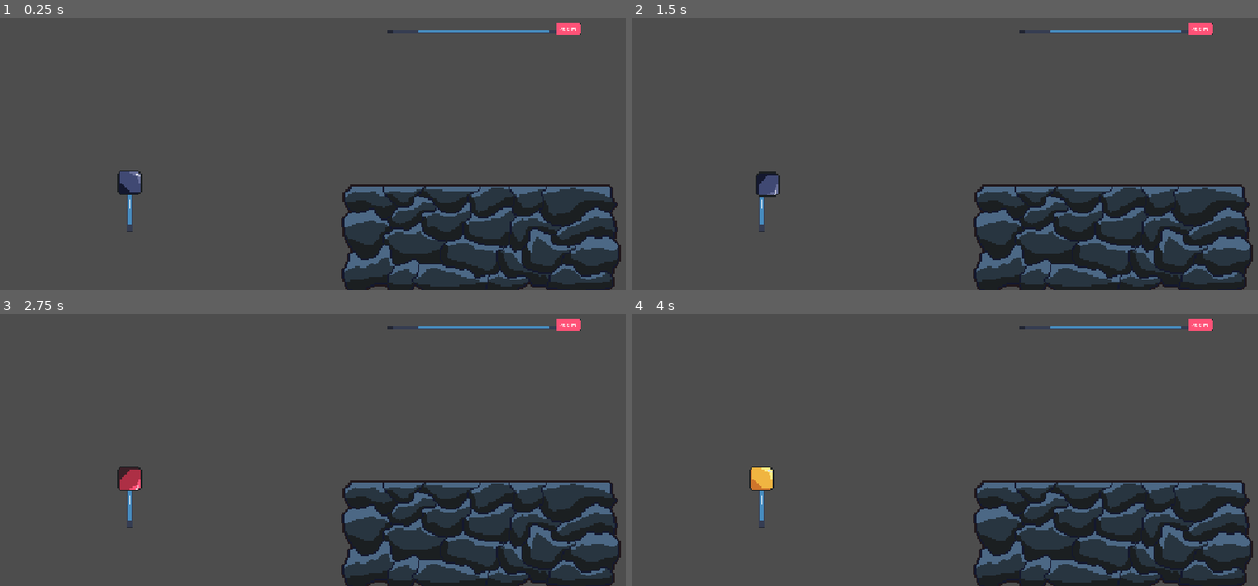
Above: before the commit, frames 1-4 (two rows, left to right).
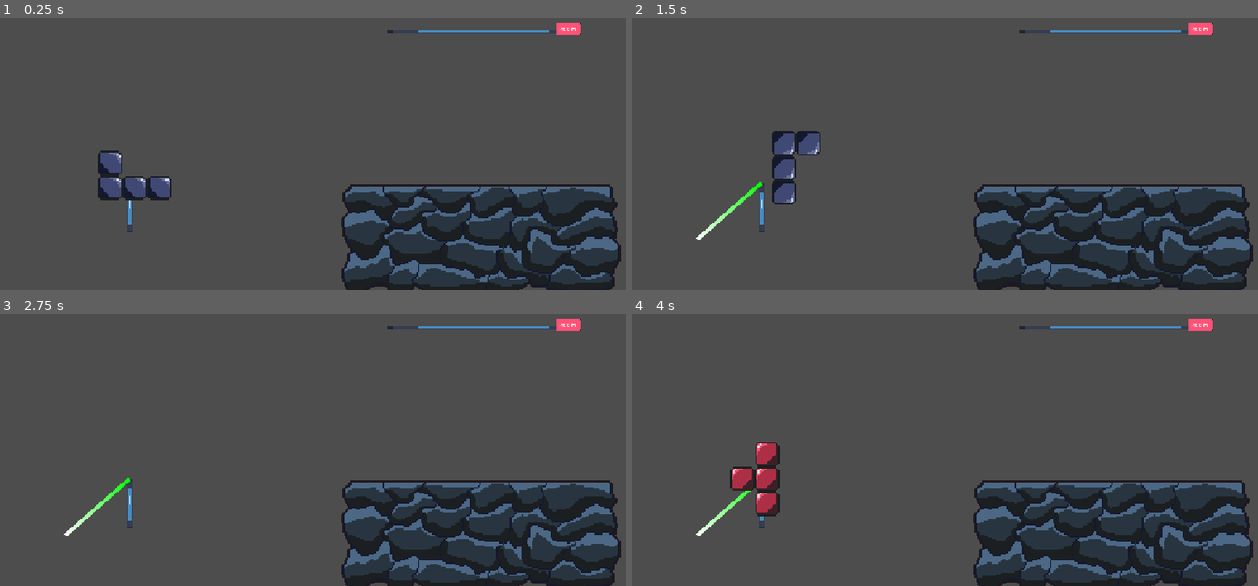
Above: after the commit, the same moments.

Repository: tylergreg95/godot-wild-jam-99
Game: Godot game, scene res://Level/level.tscn
Two runs of this game, one before a commit and one after it. Both use one fixed random seed, a clock stepped at 60 frames per second and the inputs below. The engine's default icon, where the game draws it, is replaced by a stand-in: a white triangle on a blue panel in a dark square.
Inputs (mouse positions are in pixels of both pictures, inside the frame that each line leads up to):
- Up to frame 1 (0.25 s): no input
- Up to frame 2 (1.5 s): tap Enter at 0.5 s; move the mouse to (763, 183) at 0.52 s; press the mouse at (763, 183) at 0.53 s; hold D (rotate_right) 0.53-1.28 s; tap Space at 1.25 s; move the mouse to (826, 126) at 1.27 s; release the mouse at (826, 126) at 1.28 s; hold A (rotate_left) from 1.28 s (still down); click (826, 126) at 1.35 s
- Up to frame 3 (2.75 s): move the mouse to (131, 479) at 2.02 s; release A (rotate_left) at 2.03 s; press the mouse at (131, 479) at 2.03 s; hold D (rotate_right) from 2.03 s (still down)
- Up to frame 4 (4 s): move the mouse to (926, 477) at 2.77 s; release the mouse at (926, 477) at 2.78 s; click (926, 477) at 2.85 s; move the mouse to (1151, 458) at 3.52 s; release D (rotate_right) at 3.53 s; press the mouse at (1151, 458) at 3.53 s; hold A (rotate_left) from 3.53 s (still down)

The runs differ from the first frame. In frame 1, 1.3% of the frame differs, in the area x 15-28%, y 48-68%; in frame 2, 1.7%, in the area x 10-31%, y 41-82%; in frame 3, 0.5%; in frame 4, 1.5%.

Commit message:
poor man's trajectory line, code cleanup

Diff:
--- a/Level/level.gd
+++ b/Level/level.gd
@@ -3,9 +3,7 @@
 @onready var camera_2d: Camera2D = $Camera2D
 @onready var piece_spawner: Marker2D = $PieceSpawner
 
-
 func _on_tower_manager_goal_completed() -> void:
-	#camera_2d.global_position.y -= 400
 	var camera_tween: Tween = get_tree().create_tween()
 	camera_tween.tween_property(camera_2d, "global_position", camera_2d.global_position + Vector2(0, -400), 1.0)
 	camera_tween.play()
--- a/Level/level.tscn
+++ b/Level/level.tscn
@@ -9,6 +9,9 @@
 
 [sub_resource type="RectangleShape2D" id="RectangleShape2D_pakj4"]
 size = Vector2(688, 274.8938)
+
+[sub_resource type="Gradient" id="Gradient_pakj4"]
+colors = PackedColorArray(0, 1, 0, 1, 1, 1, 1, 1)
 
 [sub_resource type="RectangleShape2D" id="RectangleShape2D_sxlej"]
 size = Vector2(20000, 20)
@@ -37,6 +40,10 @@
 scale = Vector2(0.125, 1)
 texture = ExtResource("4_nk1il")
 
+[node name="Line2D" type="Line2D" parent="PieceSpawner" unique_id=1803754867]
+points = PackedVector2Array(0, 0, 65, 0)
+gradient = SubResource("Gradient_pakj4")
+
 [node name="DeathArea" type="Area2D" parent="." unique_id=2024926938]
 position = Vector2(0, 540)
 script = ExtResource("3_uawph")
--- a/TowerPieces/piece_spawner.gd
+++ b/TowerPieces/piece_spawner.gd
@@ -1,6 +1,8 @@
 extends Marker2D
 
 @export var tower_manager: TowerManager
+
+@onready var line_2d: Line2D = $Line2D
 
 var piece_scene: PackedScene = preload("uid://clvj0861e8vwb")
 var piece_l_1_scene: PackedScene = preload("uid://cc28014unv7s0")
@@ -12,9 +14,9 @@
 
 func _ready() -> void:
 	pieces.append(piece_scene)
-	#pieces.append(piece_l_1_scene)
-	#pieces.append(piece_s_1_scene)
-	#pieces.append(piece_t_1_scene)
+	pieces.append(piece_l_1_scene)
+	pieces.append(piece_s_1_scene)
+	pieces.append(piece_t_1_scene)
 	spawn_tower_piece()
 
 
@@ -25,4 +27,8 @@
 	instance.setup(sprite_index)
 	sprite_index = (sprite_index + 1) % 8
 	instance.piece_landed.connect(spawn_tower_piece)
+	instance.position_changed.connect(update_direction_line)
 	tower_manager.add_tower_piece(instance)
+
+func update_direction_line(piece_pos: Vector2):
+	line_2d.set_point_position(1, global_position - piece_pos)
--- a/TowerPieces/tower_piece.gd
+++ b/TowerPieces/tower_piece.gd
@@ -2,6 +2,7 @@
 class_name TowerPiece
 
 signal piece_landed()
+signal position_changed(pos: Vector2)
 
 @export var launch_force: float = 5.0
 @export var max_x_drag: float = 300.0
@@ -30,6 +31,7 @@
 				original_position.y + max_x_drag)
 			)
 		global_position = new_pos
+		position_changed.emit(global_position)
 	if clickable and not piece_following_cursor:
 		if event.is_action_pressed("rotate_left"):
 			rotate(-deg_to_rad(90))
@@ -49,21 +51,17 @@
 	if event.is_action_pressed("left_click") and mouse_in_piece and not piece_following_cursor:
 		clickable = false
 		original_position = global_position
-		#print(original_position)
 		piece_following_cursor = true
 	elif event.is_action_released("left_click") and piece_following_cursor:
 		release_position = global_position
-		#print(release_position)
 		piece_following_cursor = false
 		launch()
 
 func launch() -> void:
-
 	var direction: Vector2 = release_position.direction_to(original_position)
 	var distance: float = release_position.distance_to(original_position)
 	freeze = false
 	linear_velocity = direction * distance * launch_force
-	print(distance)
 	pass
 
 func setup(sprite_index: int):
@@ -78,17 +76,10 @@
 	print(body)
 	if not has_landed:
 		has_landed = true
-
 		var tower_manager: TowerManager = get_tree().current_scene.find_child("TowerManager")
-
 		if body is TowerPiece:
 			reparent.call_deferred(body.get_parent(), true)
-
-
 		else:
 			reparent.call_deferred(body, true)
-
 		tree_exiting.connect.call_deferred(tower_manager.remove_tower_piece.bind(self))
-
-
 		piece_landed.emit()
